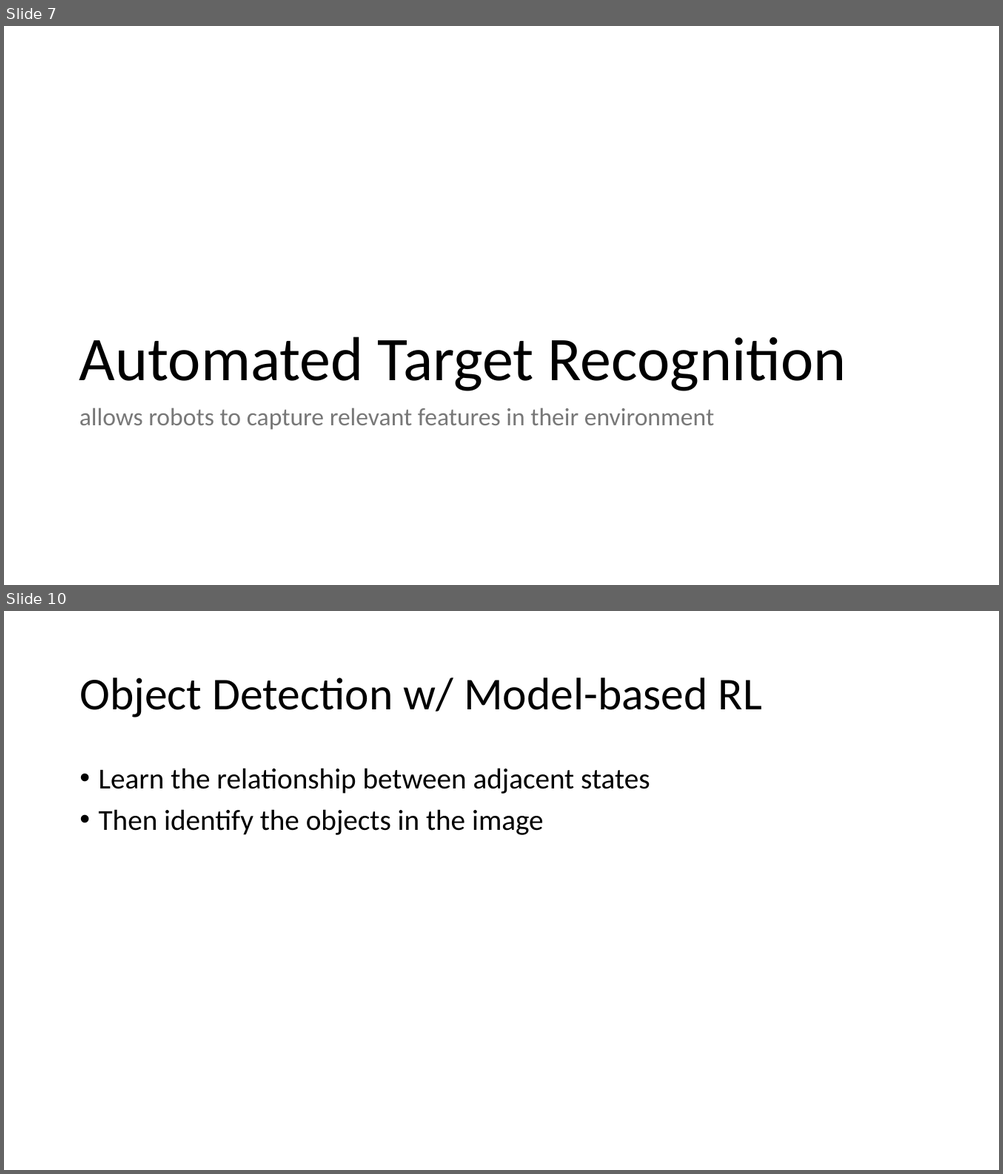
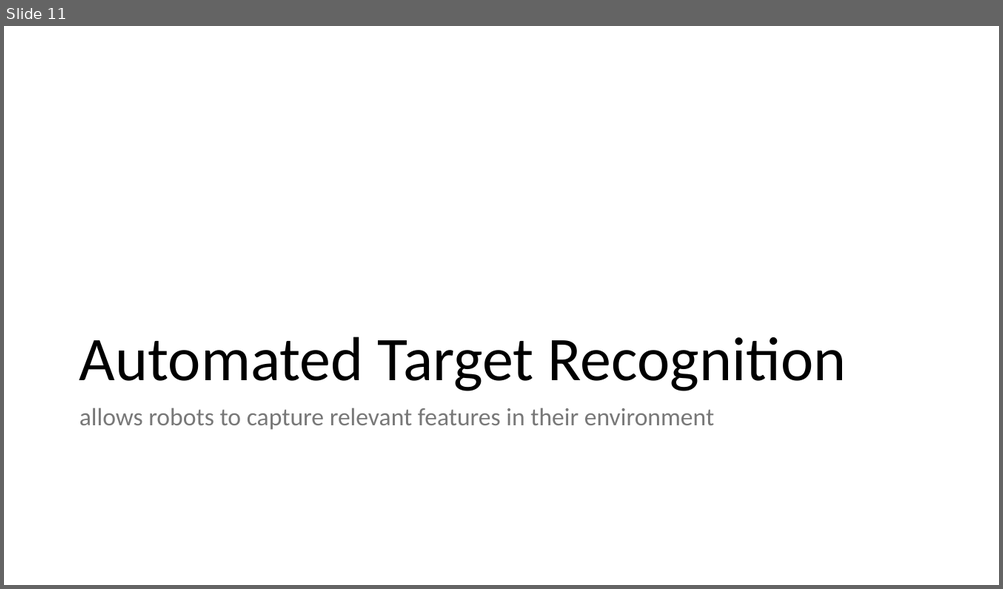
Before and after one commit to akshaygulabrao/flappybird-monorepo, a slide deck: Slides.pptx. Shown one above the other, each under a label of ours: slides 7 and 10 before the commit, slide 11 after it; the slides between them are not shown. The pictures are 1003x1174 and 1003x589 pixels, drawn with LibreOffice and Linux fonts; fonts in the diff are those of the drawing. Boxes give left, top, right and bottom in pixels: in the first picture for what was removed or moved away, otherwise in the second. Text is boxed around its words. In the diff, an @@ line names an element or a change of style, - is before the commit and + after.

```diff
--- a/Slides.pptx
+++ b/Slides.pptx
@@ slide 10 removed at [4, 611, 999, 1170], background #FFFFFF @@
@@ title removed at [79, 678, 762, 718] @@
-Object Detection w/ Model-based RL
@@ text removed at [99, 768, 649, 835] @@
-• Learn the relationship between adjacent states
-• Then identify the objects in the image
@@ what was slide 7 is now slide 11 @@
```
Also in this commit, not shown: 5 slides changed, 10 slides added, 1 other slide removed, 12 other files.
